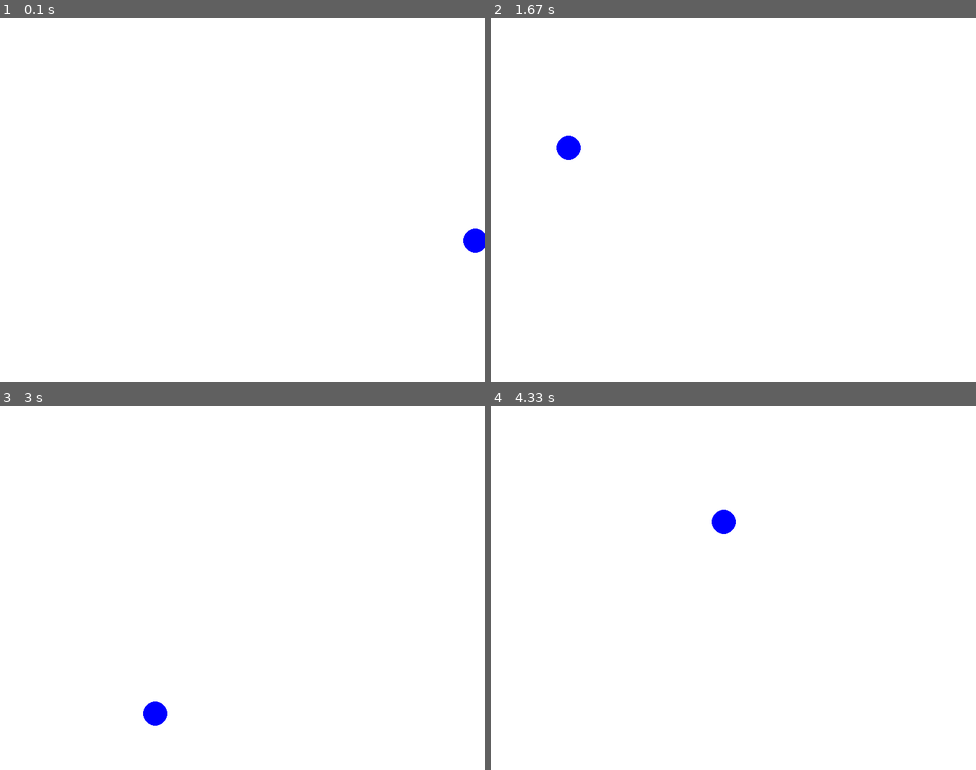
Above: before the commit, frames 1-4 (two rows, left to right).
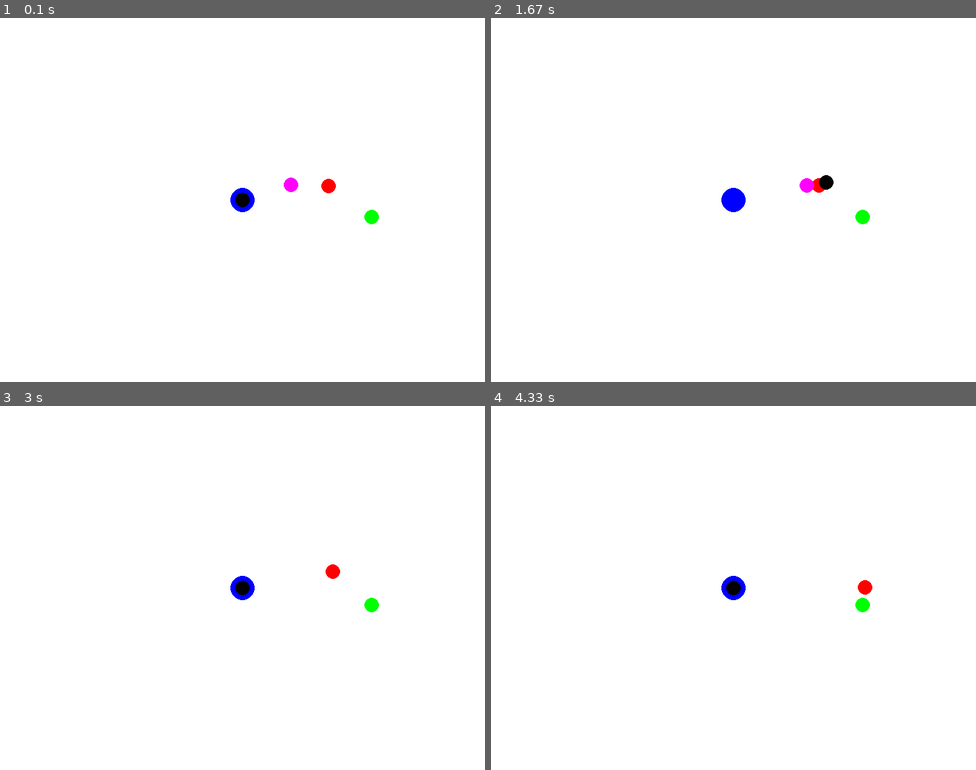
Above: after the commit, the same moments.

Repository: jagger-en/pixel-pirates
Game: pygame game, started from pygame_test.py
Two runs of this game, one before a commit and one after it. Both use one fixed random seed, a clock stepped at 60 frames per second and the inputs below.
Inputs:
- Up to frame 1 (0.1 s): no input
- Up to frame 2 (1.67 s): no input
- Up to frame 3 (3 s): no input
- Up to frame 4 (4.33 s): no input

The runs differ from the first frame. In frame 1, 0.8% of the frame differs, in the area x 47-100%, y 43-65%; in frame 2, 0.8%, in the area x 13-79%, y 32-57%; in frame 3, 0.7%; in frame 4, 0.7%.

Commit message:
Animate data

Diff:
--- a/animate_data.py
+++ /dev/null
@@ -1,58 +0,0 @@
-#!/usr/bin/env python3
-import pandas
-import argparse
-from utils.normalize_data_for_time import normalize as ut_normalize
-from utils.plot_utils import create_animation_gif
-
-parser = argparse.ArgumentParser(
-                    prog='Data animator',
-                    description='Animates excel file data')
-parser.add_argument('-f', '--input-file', required=True,
-                    dest='input_file')
-args = parser.parse_args()
-
-##
-## Load to dataframe
-##
-df = pandas.read_excel(args.input_file)
-
-
-x_data = df['1stODist_X [m]']
-y_data = df['1stODist_Y [m]']
-t_data = df['Timestamp']
-
-points = [i for i in zip(x_data, y_data, t_data)]
-
-
-
-def time_func(item):
-    return item[2]
-
-def data_func(item):
-    return item[:2]
-
-def filler_func():
-    return (None, None)
-
-
-
-result = ut_normalize(points, 0.1, time_func, data_func, filler_func)
-result = result[170:300]
-
-normalized_points = [(p[0], p[1]) for p in result if p[0] and p[1]]
-
-
-# for p in normalized_points:
-#     print(p)
-
-print('==> Creating animation GIF')
-create_animation_gif(
-    file_path="obj_animation.gif",
-    normalized_points=normalized_points,
-    x_lim=[60, 65],
-    y_lim=[20, 0],
-    title='Moving object',
-    y_label_name='y coords',
-    x_label_name='x coords',
-    frames_per_second=2,
-)
--- a/pygame_test.py
+++ b/pygame_test.py
@@ -1,59 +1,74 @@
+#!/usr/bin/env python3
 import pygame
 import sys
-import pandas as pd
+import time
+import json
+from utils import pixelize
 
-pygame.init()
-
-WIDTH, HEIGHT = 800, 600
-FPS = 60
+WIDTH = 800
+HEIGHT = 600
+FPS = 20
 
 WHITE = (255, 255, 255)
+GREEN = (50, 200, 50)
 
-screen = pygame.display.set_mode((WIDTH, HEIGHT))
-pygame.display.set_caption("Visualization")
 
-# Load object speed data from CSV
-df = pd.read_csv('Dev_data.csv')
-speed_data = df[['1stODist_X [m]', '1stODist_Y [m]', 'Timestamp']].values.tolist()
+MIN_X = -120
+MAX_X = 120
 
-# Object properties
-object_x, object_y = WIDTH // 2, HEIGHT // 2
-current_speed_index = 0
-object_speed_x, object_speed_y, timestamp = speed_data[current_speed_index]
+MIN_Y = -120
+MAX_Y = 120
 
-# Game loop
-clock = pygame.time.Clock()
-start_time = pygame.time.get_ticks() / 1000.0  # Convert milliseconds to seconds
 
-while True:
-    for event in pygame.event.get():
-        if event.type == pygame.QUIT:
-            pygame.quit()
-            sys.exit()
+def play(normalized_data):
+    def scale_x(x):
+        return pixelize.scale(given_value=x, right_lim=[MIN_X, MAX_X], left_lim=[0, WIDTH])
 
-    # elapsed_time (since game started)
-    elapsed_time = (pygame.time.get_ticks() / 1000.0) - start_time
+    def scale_y(y):
+        return pixelize.scale(given_value=y, right_lim=[MIN_Y, MAX_Y], left_lim=[0, HEIGHT])
+    pygame.init()
 
-    # Object speed update??
-    while current_speed_index < len(speed_data) - 1 and elapsed_time >= timestamp:
-        current_speed_index += 1
-        object_speed_x, object_speed_y, timestamp = speed_data[current_speed_index]
+    screen = pygame.display.set_mode((WIDTH, HEIGHT))
+    pygame.display.set_caption("Visualization")
 
-    # Update object position based on speed
-    object_x += object_speed_x
-    object_y += object_speed_y
 
-    # Wrap object around the screen if it goes off the edges
-    if object_x > WIDTH:
-        object_x = 0
-    if object_x < 0:
-        object_x = WIDTH
-    if object_y > HEIGHT:
-        object_y = 0
-    if object_y < 0:
-        object_y = HEIGHT
+    # Object properties
+    clock = pygame.time.Clock()
 
-    screen.fill(WHITE)
-    pygame.draw.circle(screen, (0, 0, 255), (int(object_x), int(object_y)), 20)
-    pygame.display.flip()
-    clock.tick(FPS)
+    for idx, _ in enumerate(normalized_data[0]['pts']):
+        for event in pygame.event.get():
+            if event.type == pygame.QUIT:
+                pygame.quit()
+                sys.exit()
+
+        screen.fill(WHITE)
+        for data in normalized_data:
+            # for point in data['pts']:
+            point = data['pts'][idx]
+            object_x = scale_x(point['x'])
+            object_y = scale_y(point['y'])
+            if data['name'] == '1st':
+                color = (0, 255, 0)
+
+            if data['name'] == '2nd':
+                color = (255, 0, 0)
+
+            if data['name'] == '3rd':
+                color = (255, 0, 255)
+
+            if data['name'] == '4th':
+                color = (0, 0, 0)
+            pygame.draw.circle(screen, (0, 0, 255), (scale_x(0), scale_y(0)), 20)
+            pygame.draw.circle(screen, color, (object_x, object_y), 12)
+
+        pygame.display.flip()
+        clock.tick(FPS)
+
+
+def load_data():
+    with open('cleaned/normalized.json', 'r', encoding='utf-8') as f:
+        return json.loads(f.read())
+
+normalized_data = load_data()
+
+play(normalized_data)
--- a/utils/normalize_data_for_time.py
+++ b/utils/normalize_data_for_time.py
@@ -26,7 +26,8 @@
             for match in matches:
                 result.append((*match,
                             [left, right]))
+                prev = match
         else:
-            result.append((*filler_func(),
+            result.append((*prev,
                            [left, right]))
     return result
--- /dev/null
+++ b/utils/pixelize.py
@@ -0,0 +1,4 @@
+def scale(given_value, left_lim, right_lim):
+    m = (left_lim[1] - left_lim[0]) / (right_lim[1] - right_lim[0])
+    mapped_value = given_value * m + (left_lim[0] - m * right_lim[0])
+    return mapped_value
--- /dev/null
+++ b/utils/test_pixelize.py
@@ -0,0 +1,24 @@
+#!/usr/bin/env python3
+import unittest
+from pixelize import scale
+
+class TestPixelizer(unittest.TestCase):
+
+    def test_scaling(self):
+
+        test_data = [
+            # m     px    m         px
+            (20,    0,    [20, 60], [0, 1980]),
+            (21,    49.5, [20, 60], [0, 1980]),
+            (22,    99,   [20, 60], [0, 1980]),
+            (60,    1980,   [20, 60], [0, 1980]),
+        ]
+
+        for given_value, expected_mapped_value, right_lim, left_lim in test_data:
+            mapped_value = scale(given_value, left_lim, right_lim)
+            self.assertEqual(mapped_value, expected_mapped_value)
+
+
+
+if __name__ == "__main__":
+    unittest.main()
Not shown, added: requirements.txt
